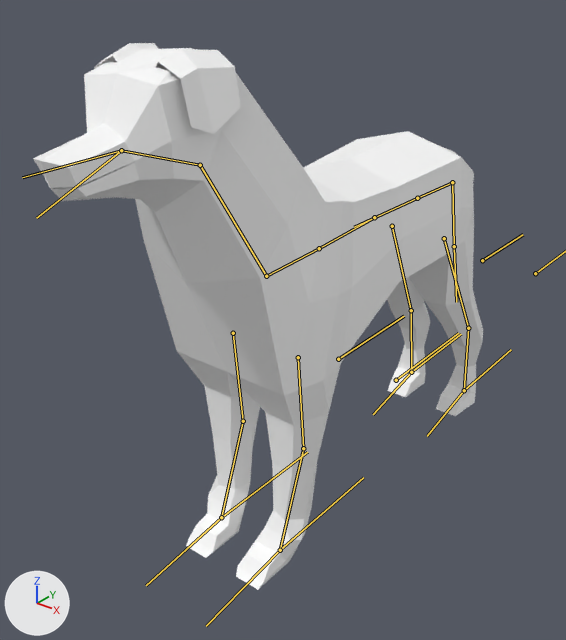
The FBX model Assets/Models/Dog.fbx: old version first, new version second.
Before and after are seen from a 50 mm lens placed at (2.79, -3.03, 3.76), pointed at (-0.26, 0.79, 1.4). Lighting does not change. The marker at lower left points along +X, +Y and +Z. The bones that bend it are drawn over the model as lines.

In view in the first picture: 'Dog'.
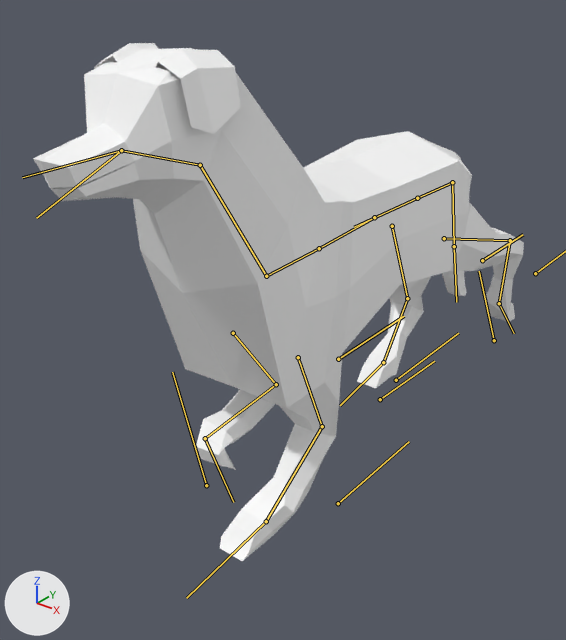
The newer file adds an action. The first version stands in its rest pose; the second is drawn at frame 5 of the action 'Armature|Walk'.

The change, as JSON lines over the scene's bpy script:
```json
{"block": "bone_backthigh_l", "where": "bone_backthigh_l = bpy.data.objects['Armature'].pose.bones['BackThigh.L']  # child of 'Root'"}
{"op": "set", "path": "bone_backthigh_l.rotation_quaternion", "old": "(1.0, 0.0, 0.0, 0.0)", "new": "(0.921, -0.387, 0.029, 0.035)", "note": "degrees (0, 0, 0) -> degrees (-45, 5, 2)"}
{"block": "bone_backcalf_l", "where": "bone_backcalf_l = bpy.data.objects['Armature'].pose.bones['BackCalf.L']  # child of 'BackThigh.L'"}
{"op": "set", "path": "bone_backcalf_l.rotation_quaternion", "old": "(1.0, 0.0, 0.0, 0.0)", "new": "(0.927, 0.369, 0.0, -0.06)", "note": "degrees (0, 0, 0) -> degrees (43, 3, -6)"}
{"block": "bone_backfoot_l", "where": "bone_backfoot_l = bpy.data.objects['Armature'].pose.bones['BackFoot.L']  # child of 'BackCalf.L'"}
{"op": "set", "path": "bone_backfoot_l.rotation_quaternion", "old": "(1.0, 0.0, 0.0, 0.0)", "new": "(0.512, -0.857, 0.021, 0.05)", "note": "degrees (0, 0, 0) -> degrees (-118, 6, 1)"}
{"block": "bone_frontthigh_l", "where": "bone_frontthigh_l = bpy.data.objects['Armature'].pose.bones['FrontThigh.L']  # child of 'Root'"}
{"op": "set", "path": "bone_frontthigh_l.rotation_quaternion", "old": "(1.0, 0.0, 0.0, 0.0)", "new": "(0.988, -0.155, 0.001, -0.005)", "note": "degrees (0, 0, 0) -> degrees (-18, 0, -1)"}
{"block": "bone_frontcalf_l", "where": "bone_frontcalf_l = bpy.data.objects['Armature'].pose.bones['FrontCalf.L']  # child of 'FrontThigh.L'"}
{"op": "set", "path": "bone_frontcalf_l.rotation_quaternion", "old": "(1.0, 0.0, 0.0, 0.0)", "new": "(0.89, 0.456, 0.0, 0.01)", "note": "degrees (0, 0, 0) -> degrees (54, -1, 1)"}
{"block": "bone_frontfoot_l", "where": "bone_frontfoot_l = bpy.data.objects['Armature'].pose.bones['FrontFoot.L']  # child of 'FrontCalf.L'"}
{"op": "set", "path": "bone_frontfoot_l.rotation_quaternion", "old": "(1.0, 0.0, 0.0, 0.0)", "new": "(0.95, -0.313, -0.005, -0.002)", "note": "degrees (0, 0, 0) -> degrees (-36, -1, 0)"}
{"block": "bone_backthigh_r", "where": "bone_backthigh_r = bpy.data.objects['Armature'].pose.bones['BackThigh.R']  # child of 'Root'"}
{"op": "set", "path": "bone_backthigh_r.rotation_quaternion", "old": "(1.0, 0.0, 0.0, 0.0)", "new": "(0.998, -0.048, -0.004, -0.044)", "note": "degrees (0, 0, 0) -> degrees (-5, -1, -5)"}
{"block": "bone_backcalf_r", "where": "bone_backcalf_r = bpy.data.objects['Armature'].pose.bones['BackCalf.R']  # child of 'BackThigh.R'"}
{"op": "set", "path": "bone_backcalf_r.rotation_quaternion", "old": "(1.0, 0.0, 0.0, 0.0)", "new": "(0.835, 0.542, 0.0, 0.089)", "note": "degrees (0, 0, 0) -> degrees (66, -6, 9)"}
{"block": "bone_backfoot_r", "where": "bone_backfoot_r = bpy.data.objects['Armature'].pose.bones['BackFoot.R']  # child of 'BackCalf.R'"}
{"op": "set", "path": "bone_backfoot_r.rotation_quaternion", "old": "(1.0, 0.0, 0.0, 0.0)", "new": "(-0.874, 0.481, 0.064, 0.028)", "note": "degrees (0, 0, 0) -> degrees (-58, -8, 1)"}
{"block": "bone_frontthigh_r", "where": "bone_frontthigh_r = bpy.data.objects['Armature'].pose.bones['FrontThigh.R']  # child of 'Root'"}
{"op": "set", "path": "bone_frontthigh_r.rotation_quaternion", "old": "(1.0, 0.0, 0.0, 0.0)", "new": "(0.965, -0.261, -0.002, 0.009)", "note": "degrees (0, 0, 0) -> degrees (-30, 0, 1)"}
{"block": "bone_frontcalf_r", "where": "bone_frontcalf_r = bpy.data.objects['Armature'].pose.bones['FrontCalf.R']  # child of 'FrontThigh.R'"}
{"op": "set", "path": "bone_frontcalf_r.rotation_quaternion", "old": "(1.0, 0.0, 0.0, 0.0)", "new": "(0.684, 0.729, 0.0, -0.016)", "note": "degrees (0, 0, 0) -> degrees (94, 1, -1)"}
{"block": "bone_frontfoot_r", "where": "bone_frontfoot_r = bpy.data.objects['Armature'].pose.bones['FrontFoot.R']  # child of 'FrontCalf.R'"}
{"op": "set", "path": "bone_frontfoot_r.rotation_quaternion", "old": "(1.0, 0.0, 0.0, 0.0)", "new": "(0.116, -0.993, 0.002, 0.009)", "note": "degrees (0, 0, 0) -> degrees (-167, 1, 0)"}
```

Boxes [x1, y1, x2, y2] around the edits, measured in the pictures (566 x 640 px):
```json
{"object": "Dog", "change": "posed", "before": [33, 43, 483, 590], "after": [33, 43, 524, 561], "on screen": "9% wider"}
{"bone": "BackThigh.L", "before": "(444, 238) to (468, 328)", "after": "(444, 238) to (510, 240)"}
{"bone": "BackCalf.L", "before": "(468, 328) to (464, 390)", "after": "(510, 240) to (499, 303)"}
{"bone": "BackFoot.L", "before": "(464, 390) to (427, 436)", "after": "(499, 303) to (514, 333)"}
{"bone": "FrontThigh.L", "before": "(298, 357) to (303, 448)", "after": "(298, 357) to (322, 426)"}
{"bone": "FrontCalf.L", "before": "(303, 448) to (280, 550)", "after": "(322, 426) to (266, 521)"}
{"bone": "FrontFoot.L", "before": "(280, 550) to (206, 626)", "after": "(266, 521) to (186, 598)"}
{"bone": "BackThigh.R", "before": "(392, 226) to (411, 310)", "after": "(392, 226) to (407, 298)"}
{"bone": "BackCalf.R", "before": "(411, 310) to (411, 372)", "after": "(407, 298) to (383, 362)"}
{"bone": "BackFoot.R", "before": "(411, 372) to (373, 414)", "after": "(383, 362) to (340, 405)"}
{"bone": "FrontThigh.R", "before": "(233, 333) to (243, 421)", "after": "(233, 333) to (276, 384)"}
{"bone": "FrontCalf.R", "before": "(243, 421) to (221, 517)", "after": "(276, 384) to (205, 438)"}
{"bone": "FrontFoot.R", "before": "(221, 517) to (146, 585)", "after": "(205, 438) to (233, 502)"}
```
